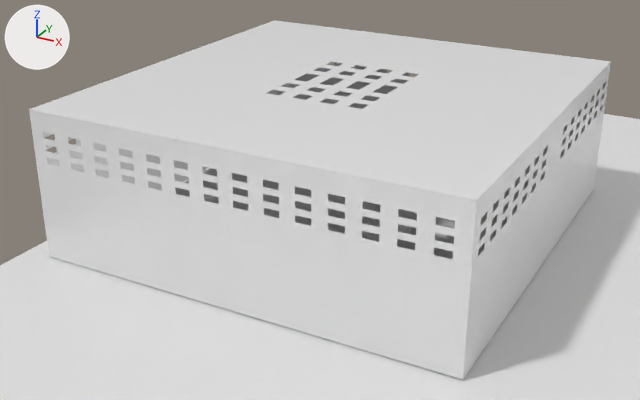
The Blender file main/level/level.blend: old version first, new version second.
One viewpoint serves both versions: a camera (50 mm lens) standing at (48.9, -95.5, 49.9) and looking at (-1.7, -3.5, 3.9). Arrows for +X, +Y and +Z are at upper left; the lights stay in place.

Script lines for the objects in view, before the commit:
```python
me_plane = bpy.data.meshes.new('Plane')
me_plane.from_pydata(...)  # 1966 vertices, 1712 faces; spans x -26.7..26.7, y 0.0..18.8, z -26.7..26.7
me_plane.materials.append(mat_none)  # white #e7e7e7
me_plane_001 = bpy.data.meshes.new('Plane.001')
me_plane_001.from_pydata([(-8.1, -20.9, 0.0), (23.3, -20.9, 0.0), (-8.1, 16.8, 0.0), (23.3, 16.8, 0.0)], [], [(0, 1, 3, 2)])
me_plane_001.materials.append(mat_none)  # white #e7e7e7
me_plane_002 = bpy.data.meshes.new('Plane.002')
me_plane_002.from_pydata(...)  # 548 vertices, 498 faces; spans x -8.1..23.3, y -20.9..16.8, z -0.7..8.4
me_plane_002.materials.append(mat_none)  # white #e7e7e7
ob_fakefloor = bpy.data.objects.new('FakeFloor', me_plane_001)
ob_fakefloor.location = (0.0, 0.0, -0.2)
ob_fakefloor.scale = (3.76, 3.76, 3.76)
ob_scene = bpy.data.objects.new('Scene', me_plane_002)
ob_scene.location = (0.0, 0.0, 0.0)
ob_walls = bpy.data.objects.new('Walls', me_plane)
ob_walls.location = (0.0, 0.0, 0.0)
ob_walls.rotation_euler = (1.571, 0.0, 0.0)  # degrees (90, 0, 0)
```
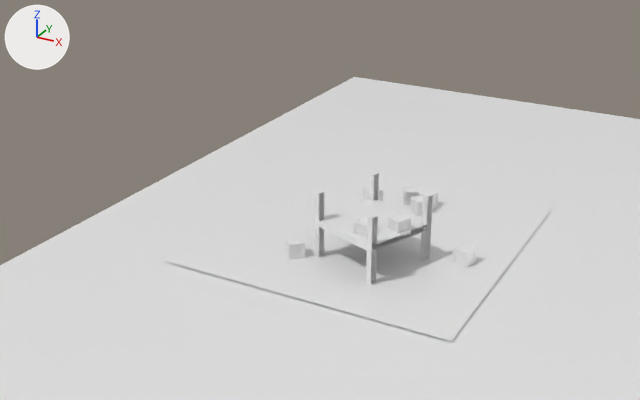
Where the change shows, as pixel boxes [x1, y1, x2, y2] in the pictures (640 x 400 px):
'Walls', hidden
    before: [29, 20, 611, 380]
'Scene', reshaped
    before: [278, 194, 523, 259]
    after: [166, 162, 552, 341]

The edits, one by one:
me_plane_002 has 548 vertices, 498 faces and spans x -8.1..23.3, y -20.9..16.8, z -0.7..8.4.
me_plane_002 is used by ob_scene; location (0.0, 0.0, 0.0).
Part 1, on me_plane_002:
Vertex 0 of me_plane_002 moves from (-8.1, -20.9, 0.0) to (-13.4, -20.9, 0.0) at pixel (165, 261).
Vertex 2 of me_plane_002 moves from (-8.1, 16.8, 0.0) to (-13.4, 16.8, 0.0) at pixel (316, 162).
Object 'Walls' (ob_walls) is now hidden.
